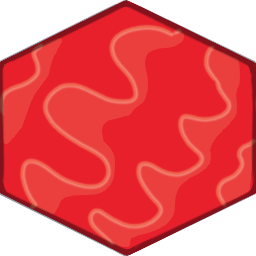
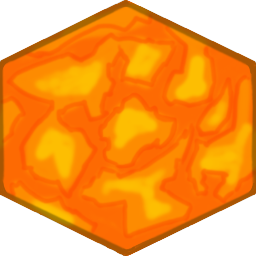
Two versions of the same layered image (w=256, h=256). Layer-by-layer changes:
hid "Paint Layer 5" (1st of 4, in "Group 6"), painted on it over [0, 0, 256, 256]
added layer "Paint Layer 18" (screen, 23%) in group "Group 6" over [0, 0, 256, 256]
added group "Group 6" (2nd of 2, in "Group 6") with 17 layers in group "Group 6" over [0, 0, 256, 256]
added layer "Paint Layer 5" (2nd of 4, in "Group 6" › "Group 6") (darken, 44%) in group "Group 6" over [0, 0, 256, 256]
added group "Group 16" (multiply, 39%) with 2 layers in group "Group 6" over [0, 0, 256, 256]
added layer "Paint Layer 17" in group "Group 16" over [0, 0, 256, 256]
added layer "Paint Layer 15" (saturation) in group "Group 16" over [0, 0, 256, 256]
added layer "Paint Layer 14" in group "Group 6" over [0, 0, 256, 256]
added layer "Paint Layer 11 (pasted)" in group "Group 6" over [0, 0, 256, 256]
added layer "Paint Layer 12" in group "Group 6" over [0, 0, 256, 256]
added layer "Paint Layer 4" (1st of 3, in "Group 6" › "Group 6") in group "Group 6" over [0, 0, 256, 256]
added layer "Paint Layer 4" (2nd of 3, in "Group 6" › "Group 6") in group "Group 6" over [0, 0, 256, 256]
painted on "Copy of Paint Layer 2" (2nd of 2, in "Group 6") over [0, 0, 256, 256]
painted on "Paint Layer 8" (2nd of 2, in "Group 6") over [0, 0, 256, 256]
